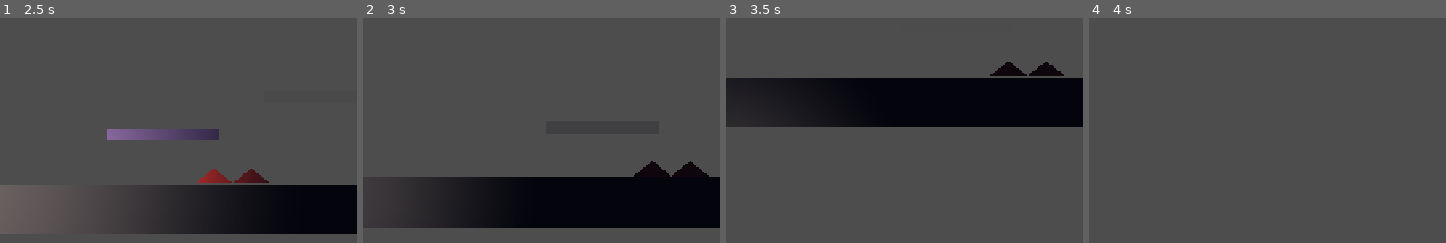
Above: before the commit, frames 1-4 (left to right).
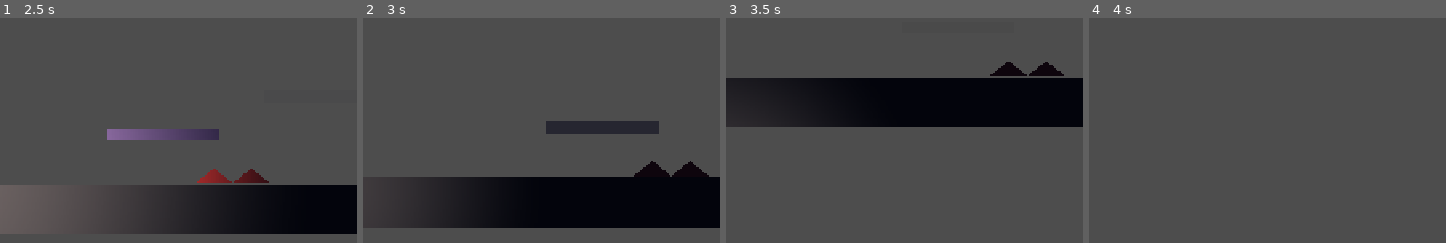
Above: after the commit, the same moments.

Repository: abinraj-vonnue/lumen-the-last-wick
Game: Godot game, scene res://scenes/levels/test_level.tscn
The game is run twice, just before and just after one commit, with the same random seed, the same clock (stepped at 60 frames per second) and the same inputs.
Inputs:
- Up to frame 1 (2.5 s): tap Enter at 0.5 s; hold D (move_right) 0.53-2.03 s; tap Shift (dash) at 0.6, 1.55, 2.1 s; tap Space (jump) at 0.77, 1.52 s; tap E (flare) at 0.8, 1.35, 2.3 s; hold A (move_left) from 2.03 s (still down)
- Up to frame 2 (3 s): release A (move_left) at 2.78 s; hold D (move_right) from 2.78 s (still down); tap E (flare) at 2.85 s
- Up to frame 3 (3.5 s): keep holding D (move_right); tap Space (jump) at 3.02 s; tap Shift (dash) at 3.05 s
- Up to frame 4 (4 s): keep holding D (move_right); tap X at 3.6 s; tap Space (jump) at 3.77 s; tap E (flare) at 3.8 s
The pictures show only the part of the screen within x 50-100%, y 15-65%; the shares and areas given below are measured in that part.

Frame 1 is identical in both runs. In frame 2, 1.8% of the frame differs, in the area x 51-83%, y 45-52%; in frame 3, less than 0.1%; in frame 4, nothing differs.

Commit message:
feat: integrate flare with light platforms and checkpoints

Diff:
--- a/scripts/level_controller.gd
+++ b/scripts/level_controller.gd
@@ -27,6 +27,7 @@
 
 func _on_checkpoint_activated(_checkpoint: Area2D, spawn_position: Vector2) -> void:
 	_player.set_respawn_position(spawn_position)
+	_player.refill_dash()
 
 
 func _on_player_died(player: CharacterBody2D) -> void:
--- a/scripts/light_platform.gd
+++ b/scripts/light_platform.gd
@@ -41,7 +41,11 @@
 
 	if is_instance_valid(_light_source):
 		var distance := _light_source.global_position.distance_to(_closest_platform_point())
+		var flare_bonus := 0.0
+		if _light_source.has_method("get_platform_range_bonus"):
+			flare_bonus = _light_source.call("get_platform_range_bonus")
 		var limit := deactivation_distance if _is_active else required_light_distance
+		limit += flare_bonus
 		if distance <= limit:
 			should_activate = _has_clear_line_of_sight(_light_source)
 
